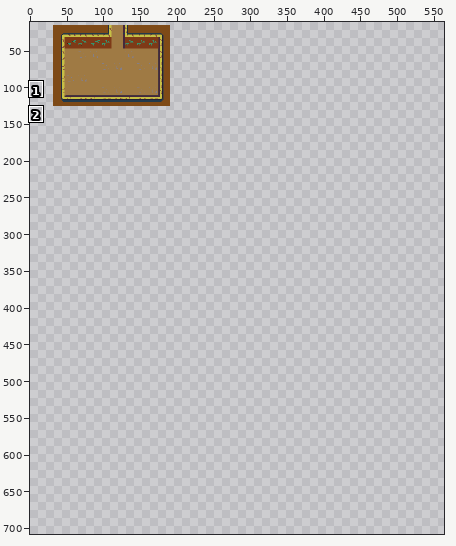
Two states of a sprite sheet, Recursos/pruebas de sprite red diamont.png. The first picture is a wide view before the edit; the outline marks the close-up.
Close-up. Before the edit:
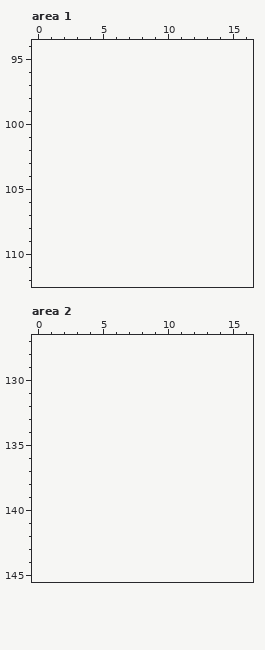
The file is 160x110 pixels. Shown: area 1: x 0..16, y 94..112; area 2: x 0..16, y 127..145. The old version is drawn lined up with the new one, on the new canvas. The wide view leaves out empty margins. The commit also changed other parts of the picture, which this record leaves out.
After:
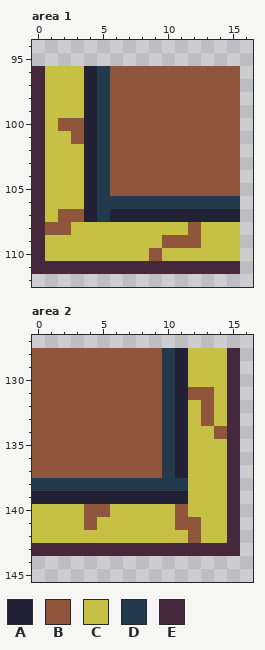
Palette (. is transparent): A #222034  B #8f563b  C #c6c045  D #223a4c  E #45283c
Changes in this commit:
canvas 160x110 -> 800x800, the old top-left corner now at 31,15
--- area 1
@@ x 0..16 @@
  95 .................
- 96 .................
- 97 .................
- 98 .................
- 99 .................
-100 .................
-101 .................
-102 .................
-103 .................
-104 .................
-105 .................
-106 .................
-107 .................
-108 .................
-109 .................
-110 .................
-111 .................
+ 96 ECCCADBBBBBBBBBB.
+ 97 ECCCADBBBBBBBBBB.
+ 98 ECCCADBBBBBBBBBB.
+ 99 ECCCADBBBBBBBBBB.
+100 ECBBADBBBBBBBBBB.
+101 ECCBADBBBBBBBBBB.
+102 ECCCADBBBBBBBBBB.
+103 ECCCADBBBBBBBBBB.
+104 ECCCADBBBBBBBBBB.
+105 ECCCADBBBBBBBBBB.
+106 ECCCADDDDDDDDDDD.
+107 ECBBADAAAAAAAAAA.
+108 EBBCCCCCCCCCBCCC.
+109 ECCCCCCCCCBBBCCC.
+110 ECCCCCCCCBCCCCCC.
+111 EEEEEEEEEEEEEEEE.
 112 .................
--- area 2
@@ x 0..16 @@
 127 .................
-128 .................
-129 .................
-130 .................
-131 .................
-132 .................
-133 .................
-134 .................
-135 .................
-136 .................
-137 .................
-138 .................
-139 .................
-140 .................
-141 .................
-142 .................
-143 .................
+128 BBBBBBBBBBDACCCE.
+129 BBBBBBBBBBDACCCE.
+130 BBBBBBBBBBDACCCE.
+131 BBBBBBBBBBDABBCE.
+132 BBBBBBBBBBDACBCE.
+133 BBBBBBBBBBDACBCE.
+134 BBBBBBBBBBDACCBE.
+135 BBBBBBBBBBDACCCE.
+136 BBBBBBBBBBDACCCE.
+137 BBBBBBBBBBDACCCE.
+138 DDDDDDDDDDDDCCCE.
+139 AAAAAAAAAAAACCCE.
+140 CCCCBBCCCCCBCCCE.
+141 CCCCBCCCCCCBBCCE.
+142 CCCCCCCCCCCCBCCE.
+143 EEEEEEEEEEEEEEEE.
 144 .................
Pixel boxes of the changes (left, top, right, bottom) in both close-ups:
added: (32, 66, 240, 274)
added: (32, 348, 240, 556)
